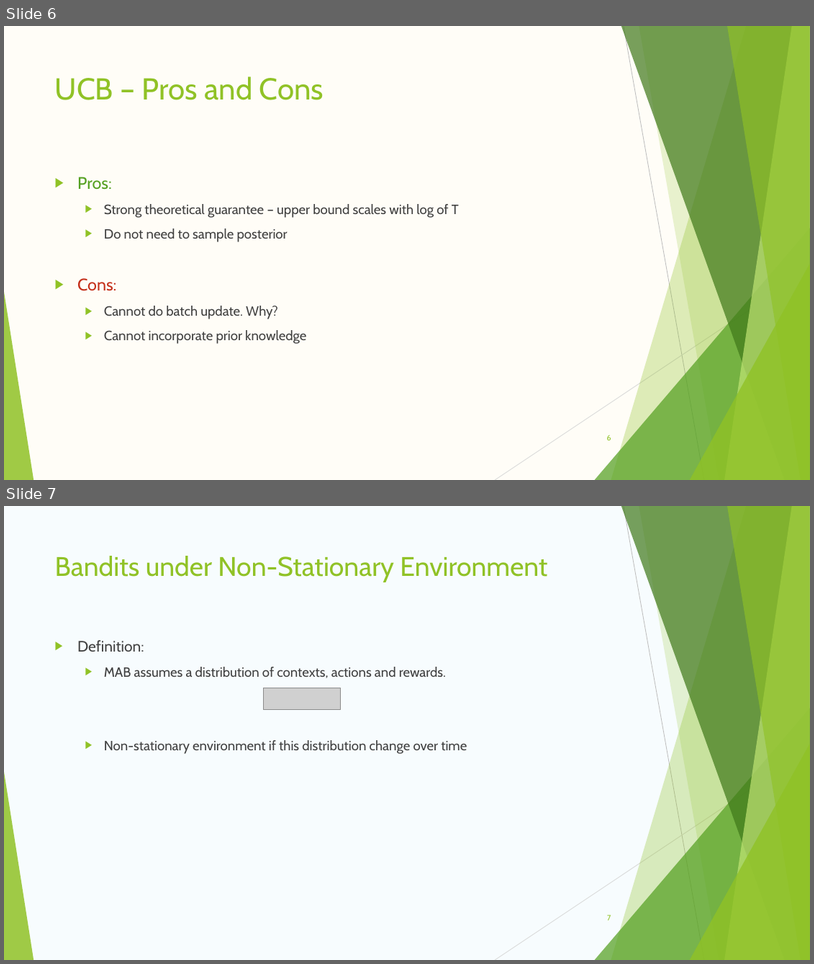
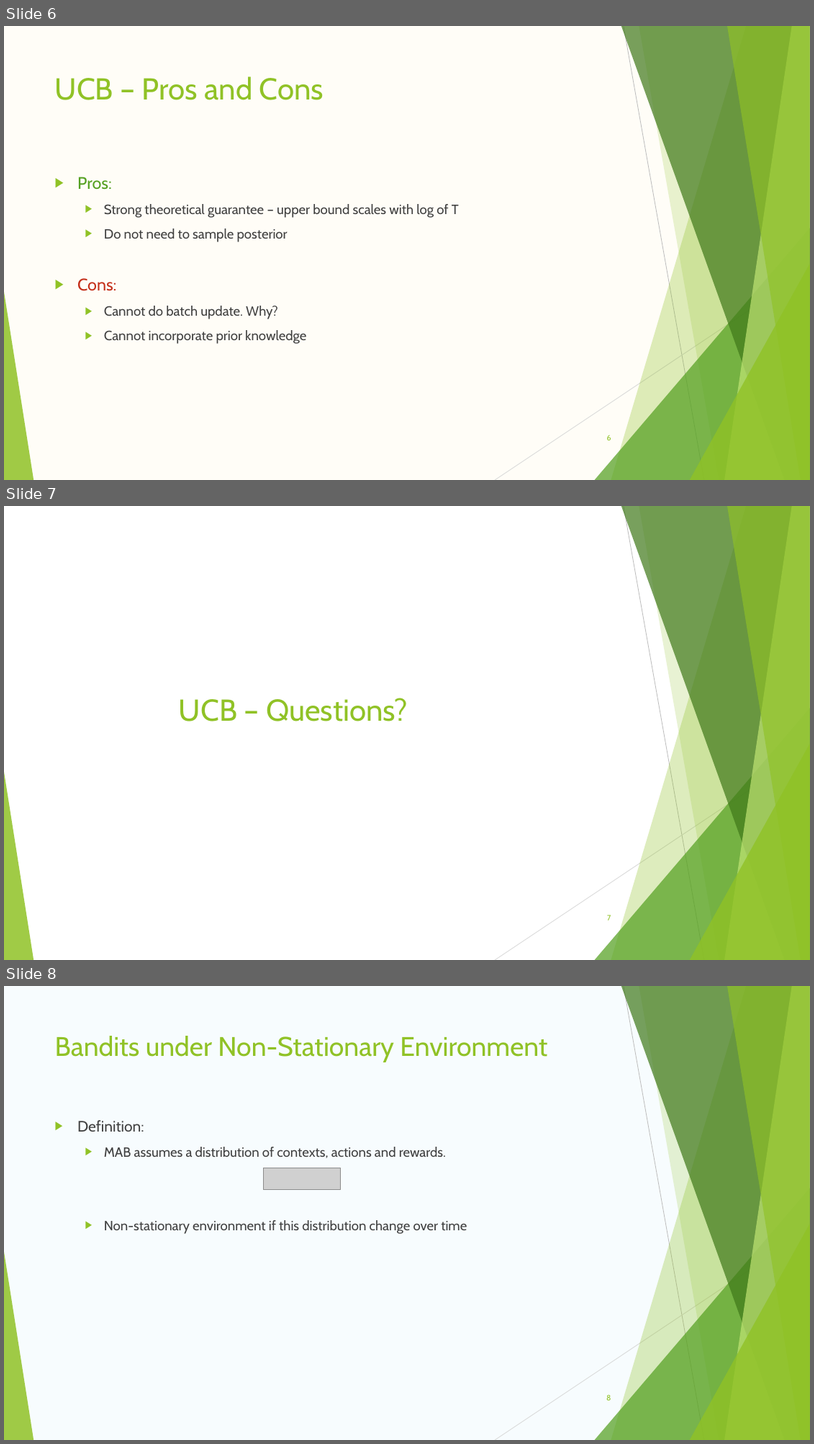
Before and after one commit to stephengou/Contextual-Multi-Armed-Bandit, a slide deck: Bandits Presentation.pptx. Shown one above the other, each under a label of ours: slides 6 and 7 before the commit, slides 6, 7 and 8 after it. The pictures are 814x964 and 814x1444 pixels, drawn with LibreOffice and Linux fonts; fonts in the diff are those of the drawing; grey boxes stand for pictures. Boxes give left, top, right and bottom in pixels: in the first picture for what was removed or moved away, otherwise in the second. Text is boxed around its words. In the diff, an @@ line names an element or a change of style, - is before the commit and + after.

```diff
--- a/Bandits Presentation.pptx
+++ b/Bandits Presentation.pptx
@@ slide 7 added at bbox=[4, 506, 810, 960], background #FFFFFF; not listed: 10 template elements that a slide beside it also shows @@
@@ title added at bbox=[179, 698, 408, 721], 36 pt, text #90C226 @@
+UCB – Questions?
@@ page number added at bbox=[607, 914, 611, 920], 9 pt, text #90C226 @@
+7
@@ what was slide 7 is now slide 8 @@
@@ page number at bbox=[607, 1394, 611, 1400]: text changed @@
-7
+8
```
Also in this commit, not shown: 3 slides changed, 2 other slides added.
